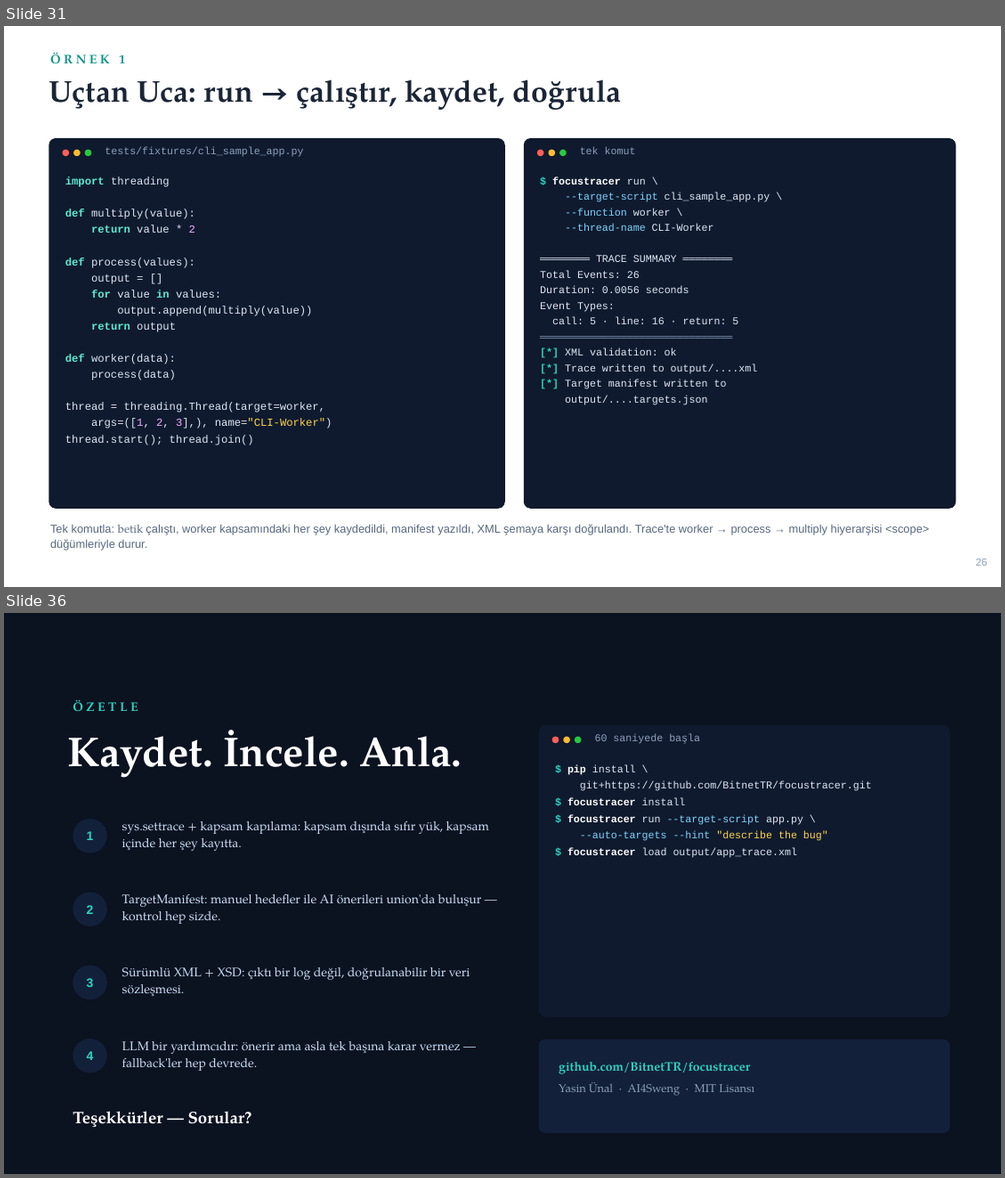
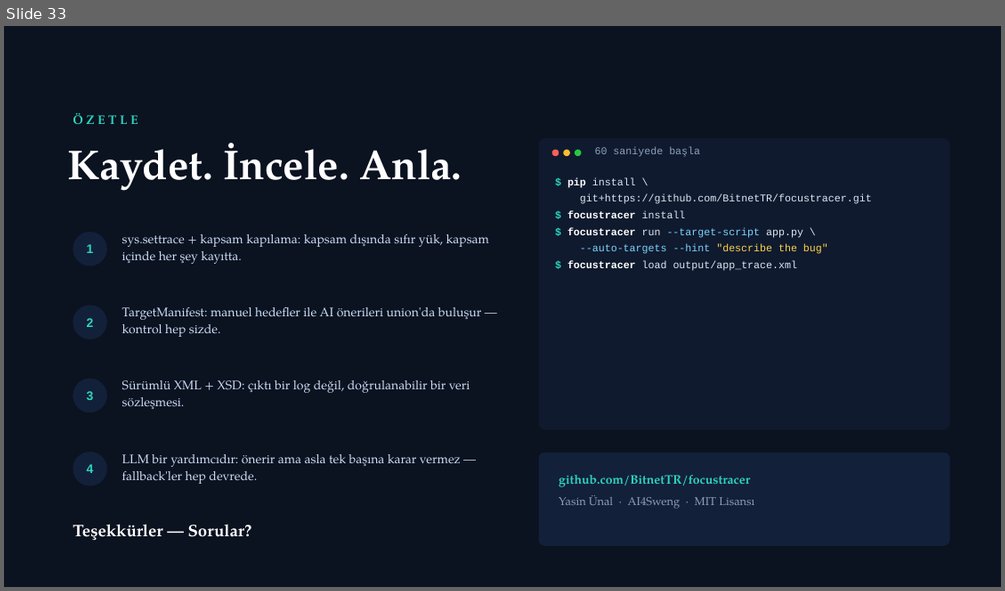
Before and after one commit to BitnetTR/focustracer, a slide deck: docs/FocusTracer_Sunum.pptx. Shown one above the other, each under a label of ours: slides 31 and 36 before the commit, slide 33 after it; the slides between them are not shown. The pictures are 1005x1178 and 1005x591 pixels, drawn with LibreOffice and Linux fonts; fonts in the diff are those of the drawing. Boxes give left, top, right and bottom in pixels: in the first picture for what was removed or moved away, otherwise in the second. Text is boxed around its words. In the diff, an @@ line names an element or a change of style, - is before the commit and + after.

```diff
--- a/docs/FocusTracer_Sunum.pptx
+++ b/docs/FocusTracer_Sunum.pptx
@@ slide 31 removed at [4,26,1001,587], background #FFFFFF @@
@@ text removed at [50,53,125,64] @@
-ÖRNEK 1
@@ text removed at [48,79,622,110] @@
-Uçtan Uca: run → çalıştır, kaydet, doğrula
@@ rounded rectangle removed at [48,138,505,508] @@
@@ ellipse removed at [63,150,69,156] @@
@@ ellipse removed at [73,150,81,156] @@
@@ ellipse removed at [85,150,91,156] @@
@@ text removed at [105,147,303,157] @@
-tests/fixtures/cli_sample_app.py
@@ rounded rectangle removed at [524,138,956,508] @@
@@ ellipse removed at [537,150,544,156] @@
@@ ellipse removed at [549,150,555,156] @@
@@ ellipse removed at [559,150,566,156] @@
@@ text removed at [580,147,636,154] @@
-tek komut
@@ text removed at [65,176,332,445] @@
-import threading
-def multiply(value):
-return value * 2
-def process(values):
-output = []
-for value in values:
-output.append(multiply(value))
-return output
-def worker(data):
-process(data)
-thread = threading.Thread(target=worker,
-args=([1, 2, 3],), name="CLI-Worker")
-thread.start(); thread.join()
@@ text removed at [540,176,770,405] @@
-$ focustracer run \
---target-script cli_sample_app.py \
---function worker \
---thread-name CLI-Worker
-════════ TRACE SUMMARY ════════
-Total Events: 26
-Duration: 0.0056 seconds
-Event Types:
-call: 5 · line: 16 · return: 5
-═══════════════════════════════
-[*] XML validation: ok
-[*] Trace written to output/....xml
-[*] Target manifest written to
-output/....targets.json
@@ text removed at [50,524,929,550] @@
-Tek komutla: betik çalıştı, worker kapsamındaki her şey kaydedildi, manifest yazıldı, XML şemaya karşı doğrulandı. Trace'te worker → process → multiply hiyerarşisi <scope> düğümleriyle durur.
@@ text removed at [976,558,987,565] @@
-26
@@ what was slide 36 is now slide 33 @@
```
Also in this commit, not shown: 22 slides changed, 1 slide added, 3 other slides removed, 1 other file.
